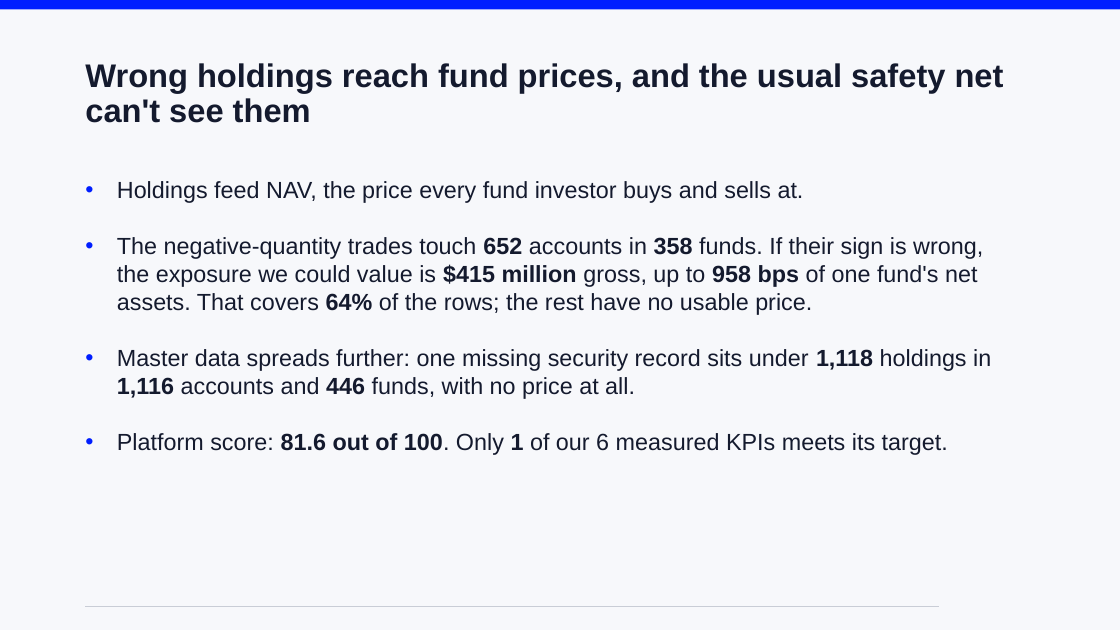
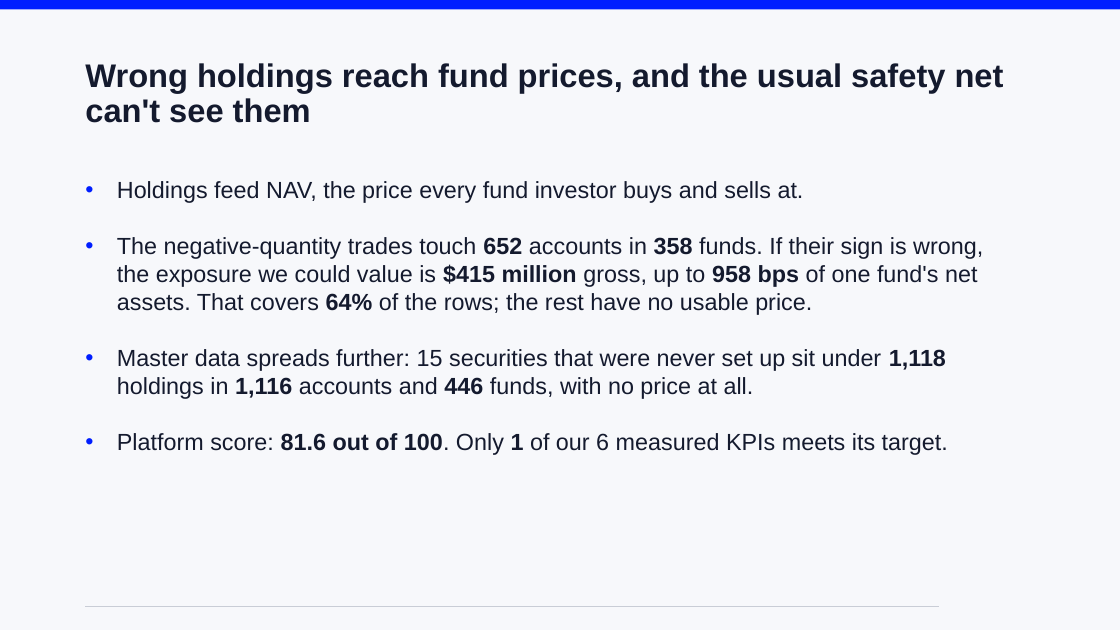
Before and after one commit to KevinRusu/BC-State-Street-Case-Competition, a slide deck: slide 5 of docs/final/final_presentation_draft.pptx. Drawn at 1120x630 pixels with LibreOffice and Linux fonts; fonts in the diff are those of the drawing; background and template pictures are left out. Boxes give left, top, right and bottom in pixels: in the first picture for what was removed or moved away, otherwise in the second. Text is boxed around its words. In the diff, an @@ line names an element or a change of style, - is before the commit and + after.

```diff
--- a/docs/final/final_presentation_draft.pptx
+++ b/docs/final/final_presentation_draft.pptx
@@ text at box(117, 349, 946, 399): text changed @@
-• Master data spreads further: one missing security record sits under 1,118 holdings in 1,116 accounts and 446 funds, with no price at all.
+• Master data spreads further: 15 securities that were never set up sit under 1,118 holdings in 1,116 accounts and 446 funds, with no price at all.
```
Also in this commit, not shown: 1 other slide changed, 3 other files.
